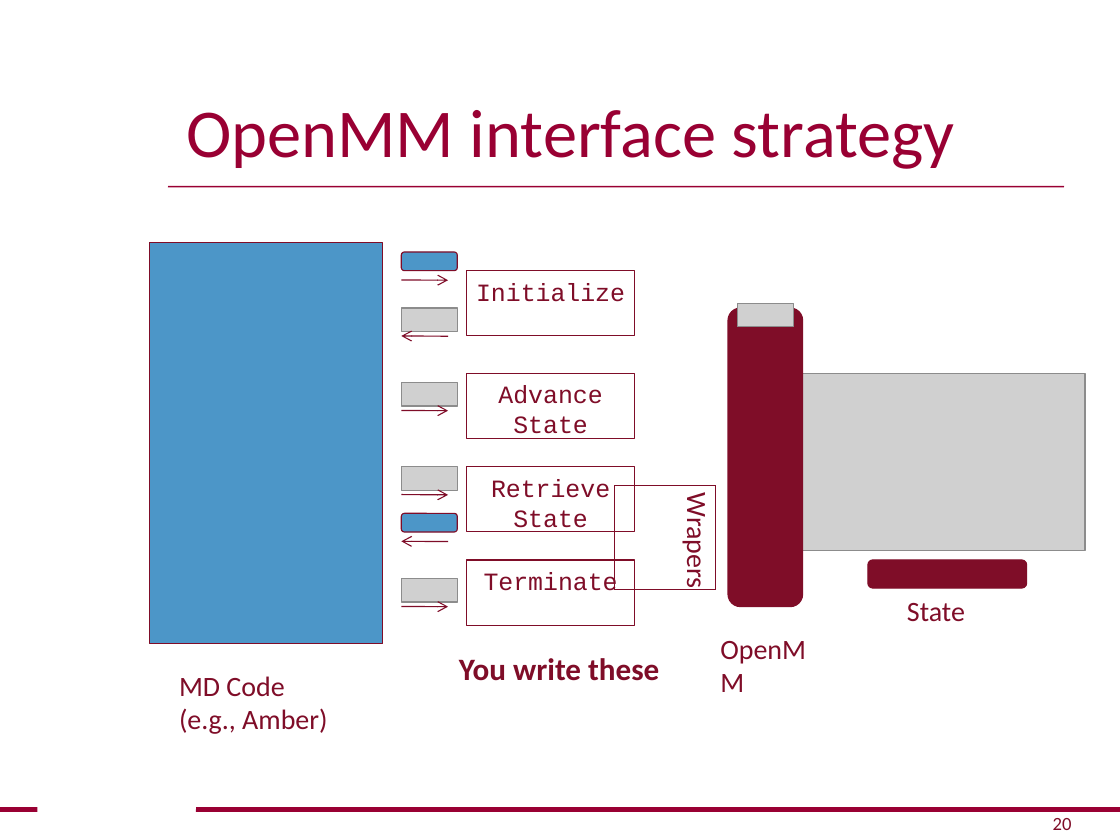
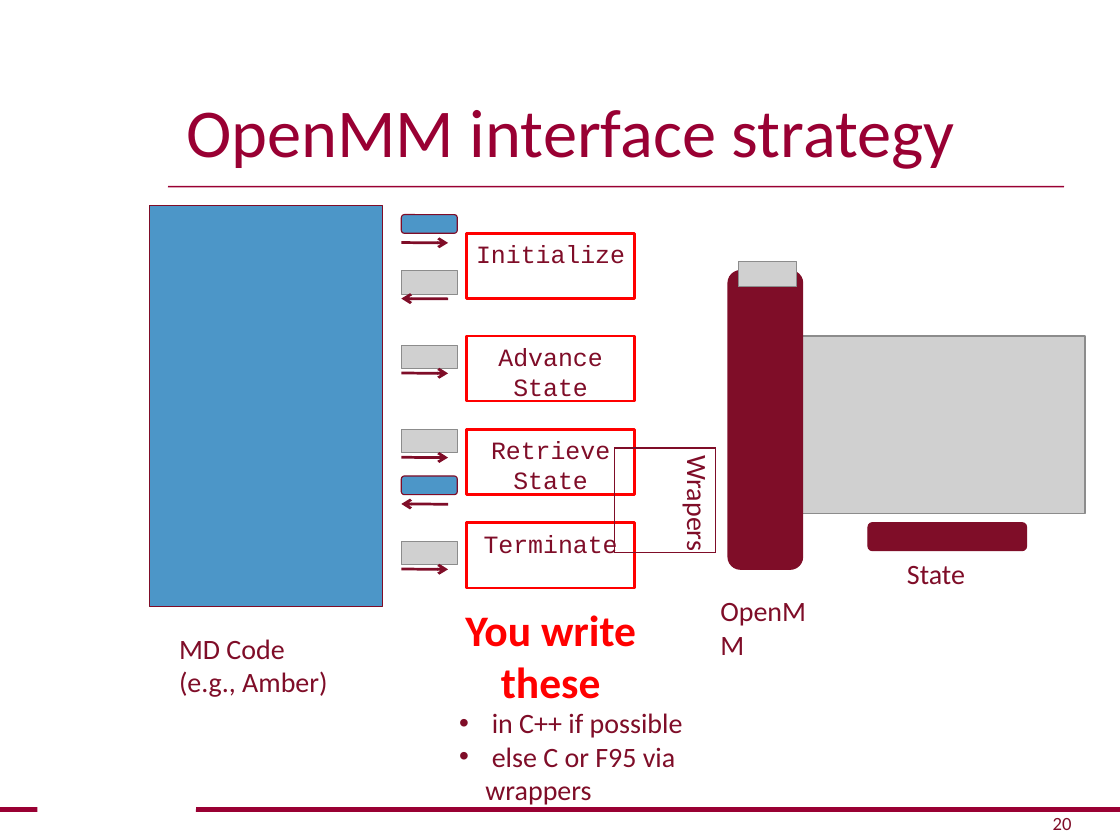
Before and after one commit to openmm/openmm, a slide deck: slide 20 of examples/HelloOpenMM.ppt. Drawn at 1120x840 pixels with LibreOffice and Linux fonts; fonts in the diff are those of the drawing; grey boxes stand for pictures; background and template pictures are left out. Boxes give left, top, right and bottom in pixels: in the first picture for what was removed or moved away, otherwise in the second. Text is boxed around its words. In the diff, an @@ line names an element or a change of style, - is before the commit and + after.

```diff
--- a/examples/HelloOpenMM.ppt
+++ b/examples/HelloOpenMM.ppt
@@ 3 rectangles, 1 picture, 1 text: place and size @@
-3 rectangles, 1 picture, 1 text at bbox=[149, 243, 635, 734]
+3 rectangles, 1 picture, 1 text at bbox=[149, 205, 635, 697]
@@ arrow added from (401, 243) to (448, 243), #7F0D28 1.76 pt @@
@@ picture: place and size @@
-picture at bbox=[737, 304, 793, 327]
+picture at bbox=[738, 261, 796, 287]
@@ arrow moved from (448, 280) - (401, 280) to (448, 299) - (401, 299) @@
@@ arrow (448, 299) - (401, 299): stroke #7F0D28 0.74 pt to #7F0D28 1.76 pt; arrowheads changed @@
@@ arrow moved from (448, 336) - (401, 336) to (448, 373) - (401, 373) @@
@@ arrow (448, 373) - (401, 373): stroke #7F0D28 0.74 pt to #7F0D28 1.76 pt; arrowheads changed @@
@@ outline #7F0D28 0.74 pt to #FF0000 1.5 pt in 4 elements at bbox=[467, 336, 635, 401], bbox=[467, 523, 635, 588], bbox=[467, 233, 635, 298], bbox=[467, 429, 635, 494] @@
@@ arrow moved from (448, 411) - (401, 410) to (448, 458) - (401, 457) @@
@@ arrow (448, 458) - (401, 457): stroke #7F0D28 0.74 pt to #7F0D28 1.76 pt @@
@@ arrow moved from (448, 495) - (401, 495) to (448, 504) - (401, 504) @@
@@ arrow (448, 504) - (401, 504): stroke #7F0D28 0.74 pt to #7F0D28 1.76 pt; arrowheads changed @@
@@ 4 pictures, 3 rectangles, 3 rounded rectangles, 2 texts, 1 freeform shape: place and size @@
-4 pictures, 3 rectangles, 3 rounded rectangles, 2 texts, 1 freeform shape at bbox=[401, 252, 1085, 703]
+4 pictures, 3 rectangles, 3 rounded rectangles, 2 texts, 1 freeform shape at bbox=[401, 215, 1085, 666]
@@ arrow moved from (448, 542) - (401, 541) to (448, 569) - (401, 569) @@
@@ arrow (448, 569) - (401, 569): stroke #7F0D28 0.74 pt to #7F0D28 1.76 pt; arrowheads changed @@
@@ text "You write these": place and size @@
-text "You write these" at bbox=[459, 658, 659, 681]
+text "You write these" at bbox=[465, 615, 636, 699]
@@ text "You write these" at bbox=[465, 615, 636, 699]: size 20 to 28 pt, text colour #7F0D28 to #FF0000; alignment left to centre @@
@@ arrow removed from (401, 606) to (448, 607) @@
@@ text added at bbox=[485, 713, 683, 805], 18 pt, text #7F0D28 @@
+• in C++ if possible
+• else C or F95 via wrappers
```
Also in this commit, not shown: 8 other slides changed, 6 slides added, 2 slides removed.
